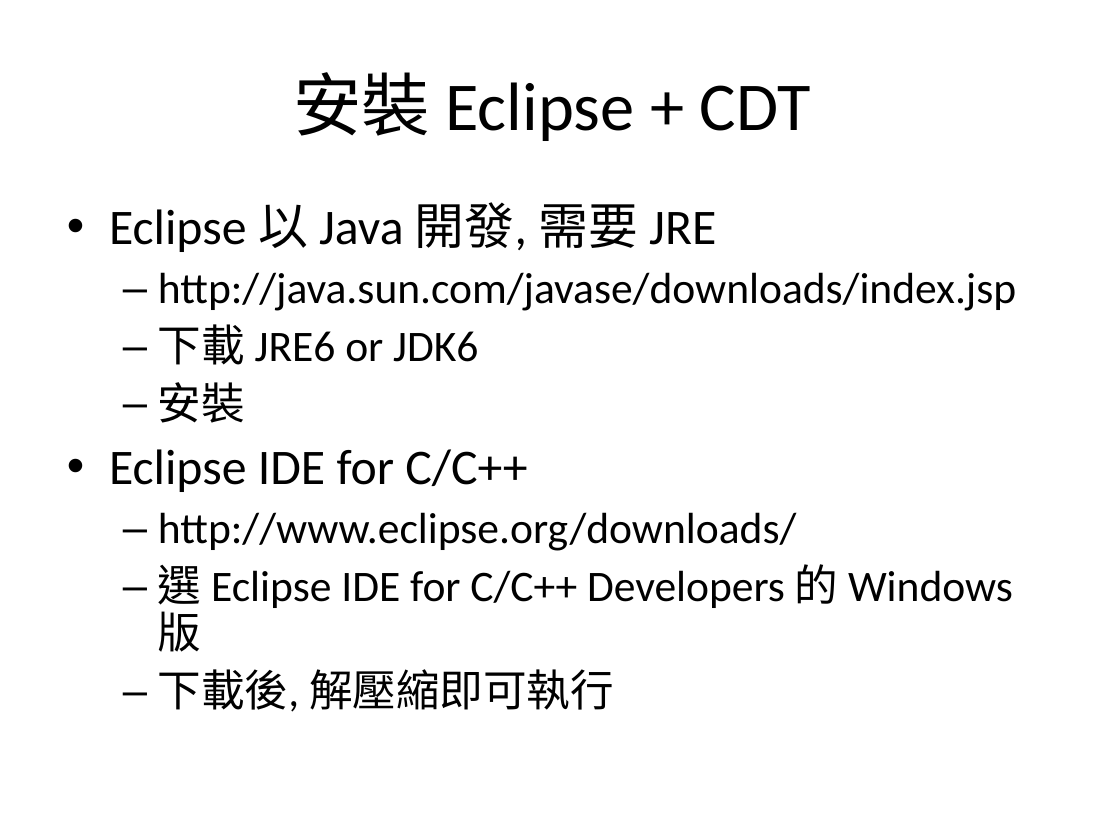
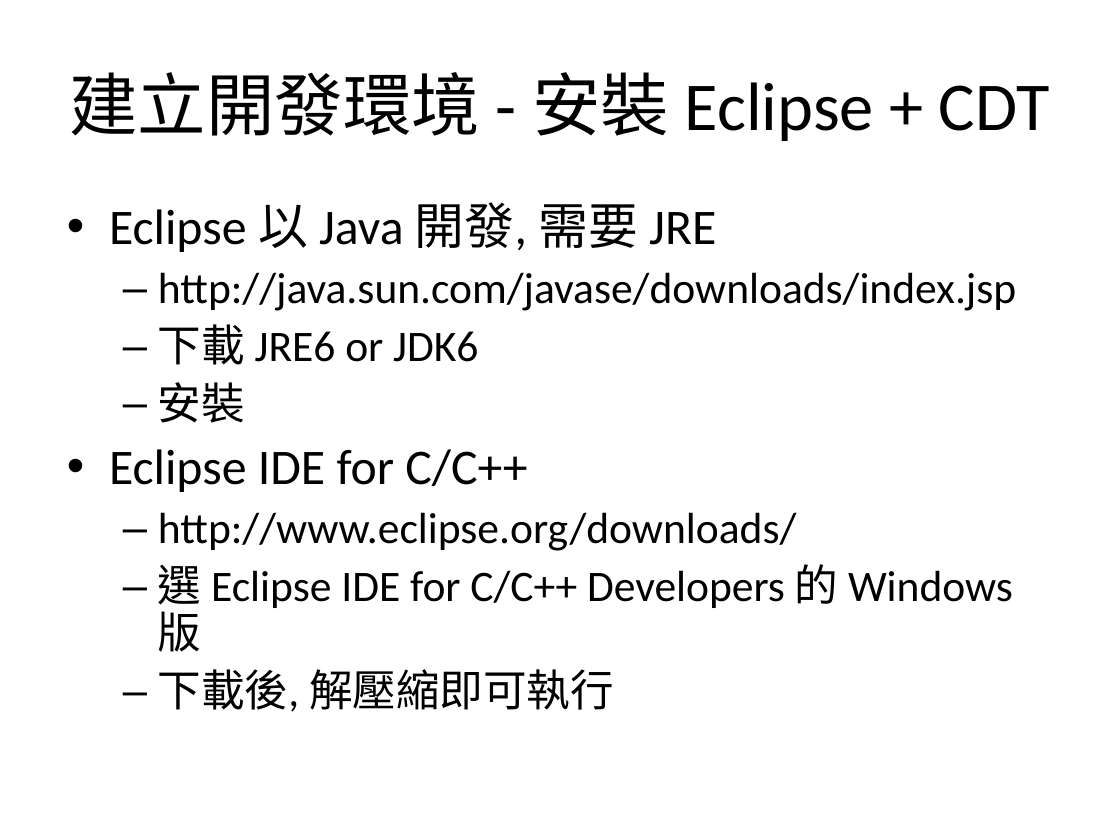
Before and after one commit to jayska/Programming, a slide deck: slide 15 of Slides/ProgFun.ppt. Drawn at 1120x840 pixels with LibreOffice and Linux fonts; fonts in the diff are those of the drawing. Boxes give left, top, right and bottom in pixels: in the first picture for what was removed or moved away, otherwise in the second. Text is boxed around its words. In the diff, an @@ line names an element or a change of style, - is before the commit and + after.

```diff
--- a/Slides/ProgFun.ppt
+++ b/Slides/ProgFun.ppt
@@ title at [69,72,1050,141]: text changed @@
-安裝 Eclipse + CDT
+建立開發環境 - 安裝 Eclipse + CDT
```
Also in this commit, not shown: 6 other slides changed, 16 slides added, 2 slides removed.
